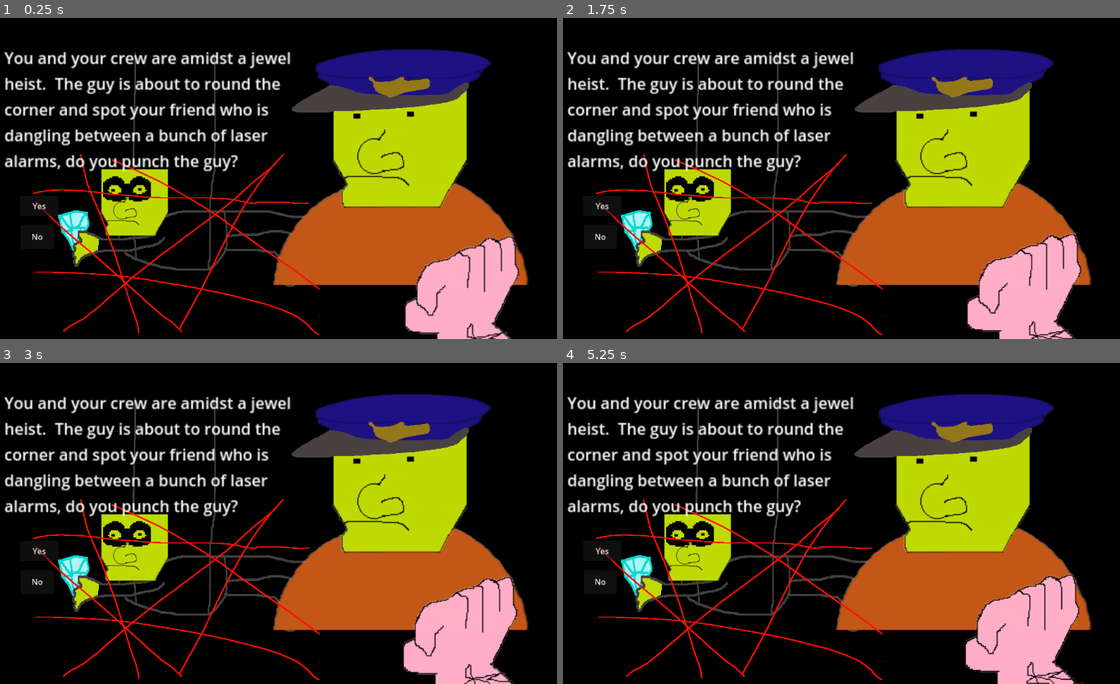
Above: before the commit, frames 1-4 (two rows, left to right).
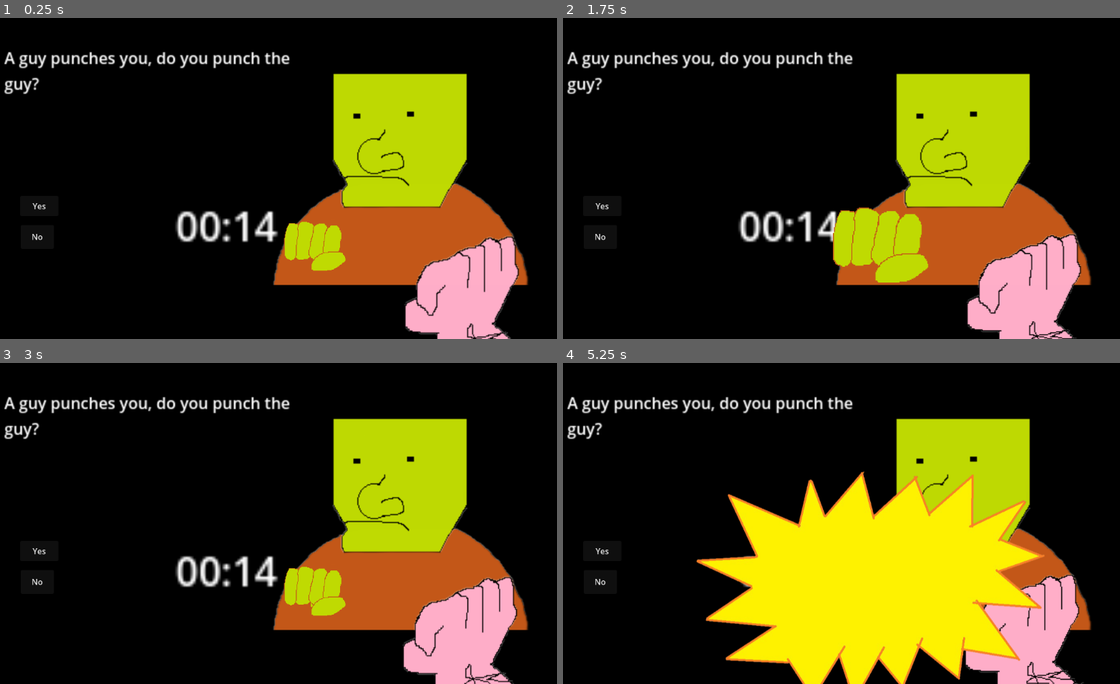
Above: after the commit, the same moments.

Repository: Do-You-Punch-The-Guy-Studios/do-you-punch-the-guy
Game: Godot game, scene res://scenes/the_guy_root_scene.tscn
Two runs of this game, one before a commit and one after it. Both use one fixed random seed, a clock stepped at 60 frames per second and the inputs below.
Inputs (mouse positions are in pixels of both pictures, inside the frame that each line leads up to):
- Up to frame 1 (0.25 s): no input
- Up to frame 2 (1.75 s): click "Yes" at 0.5 s; click "Next" at 1.25 s
- Up to frame 3 (3 s): click "Yes" at 2 s; click "Next" at 2.75 s
- Up to frame 4 (5.25 s): click "Yes" at 3.5 s; click "Next" at 4.25 s; move the mouse to (958, 507) at 5.02 s; click (958, 507) at 5.17 s

The runs differ from the first frame. In frame 1, 18% of the frame differs, in the area x 0-89%, y 9-99%; in frame 2, 19%; in frame 3, 18%; in frame 4, 40%, in the area x 0-89%, y 9-100%.

Commit message:
level visibility tweaks

Diff:
--- a/code/do-you-punch-the-guy-main.gd
+++ b/code/do-you-punch-the-guy-main.gd
@@ -20,7 +20,6 @@
 var questionInfo = {}
 var playerInventory: = [];
 var alreadyDoneThis = false;
-var lightswitchRave = false;
 
 @onready var punchAudio = preload("res://assets/sound/797925__artninja__tmnt_2012_brad_myers_inspired_punches_04072025.wav")
 @onready var theShop = preload("res://scenes/shared-scenes/theShop.tscn")
@@ -97,7 +96,7 @@
 	option3button.hide();
 	rng.randomize()
 
-	for i in range(2, 101):
+	for i in range(2, 32):
 		questionIndexes.append(i);
 
 	questionIndexes.shuffle();
@@ -106,8 +105,10 @@
 func _process(_delta):
 	if(timerText && timerText.visible):
 		timerText.text = "%02d:%02d" % timeLeft()
-	if(lightswitchRave):
+	if(currentQuestionIndex == 23):
 		doLightswitchRave()
+	else:
+		$background.color = Color("#000000")
 
 func timeLeft():
 	var time_left = timer.time_left;
@@ -133,7 +134,7 @@
 	currentQuestionIndex = nextQuestionIndex
 	nextQuestionIndex = questionIndexes.back()
 	questionIndexes.pop_back()
-	currentQuestionIndex =33;
+	currentQuestionIndex =25;
 	currentQuestion = questionInfo[str(currentQuestionIndex)];
 	if(currentQuestionIndex > 1):
 		self.add_child(questionScenes["question" + str(currentQuestionIndex)].instantiate())
@@ -181,6 +182,7 @@
 	noButton.hide()
 	option3button.hide()
 	animatePunch()
+	await get_tree().create_timer(.25).timeout
 	if (currentQuestion.onYes):
 		processGameAction(currentQuestion.onYes)
 	tallyResults('yes')
@@ -258,10 +260,6 @@
 			$Question19/TheGuyStump.show();
 		if(sceneName == "wordBubbleDaddy"):
 			$Question24/DadWordBaloon.show();
-		if(sceneName == "lightSwitchRave"):
-			lightswitchRave = true
-		if(sceneName == "lightSwitchRaveOff"):
-			lightswitchRave = false
 
 func setTimer(numberOfSeconds):
 		timer.wait_time = numberOfSeconds
@@ -308,7 +306,6 @@
 	print("Secret Rudabega Level")
 
 func doLightswitchRave():
-	lightswitchRave = false
 	$background.color = Color("#000000")
 	await get_tree().create_timer(0.1).timeout
 	$background.color = Color("#FED689")
@@ -334,7 +331,6 @@
 	$background.color = Color("#FED689")
 	await get_tree().create_timer(0.1).timeout
 	$background.color = Color("#000000")
-	lightswitchRave = true
 
 func on_scrollbar_input(value):
 	var max_scroll_value = $ScrollContainer.scroll_vertical.max_value
--- a/code/question_25.gd
+++ b/code/question_25.gd
@@ -13,3 +13,6 @@
 	$PowEffect.show();
 	await get_tree().create_timer(.25).timeout
 	$PowEffect.hide();
+	await get_tree().create_timer(.25).timeout
+	var t2 = create_tween().set_parallel(true)
+	t2.tween_property($GuyPunchesBackFist, "scale", Vector2(0,0), .5)
--- a/data/questions.json
+++ b/data/questions.json
@@ -297,9 +297,9 @@
 		"noTags":[],
 		"option3Tags":[],
 		"onOption3":{"shop":[{"item":"BEER", "quantity": 1}, {"item":"PUNCH", "quantity": 1}], "inventory": false, "animate": false, "setTimer":false},
-		"onQuestion": {"shop":false, "inventory": false, "animate": "lightSwitchRave", "setTimer":false},
-		"onYes": {"shop":false, "inventory": false, "animate": "lightSwitchRaveOff", "setTimer":false},
-		"onNo": {"shop":false, "inventory": false, "animate": "lightSwitchRaveOff", "setTimer":false},
+		"onQuestion": {"shop":false, "inventory": false, "animate": false, "setTimer":false},
+		"onYes": {"shop":false, "inventory": false, "animate": false, "setTimer":false},
+		"onNo": {"shop":false, "inventory": false, "animate": false, "setTimer":false},
 		"isActive": true
 	},
 	"24": {
--- a/scenes/question10.tscn
+++ b/scenes/question10.tscn
@@ -7,7 +7,7 @@
 [node name="Question10" type="Node2D"]
 
 [node name="Glasses" type="Sprite2D" parent="."]
-z_index = 2
+z_index = 4
 position = Vector2(810, 201)
 texture = ExtResource("1_q8jsy")
 
@@ -17,7 +17,7 @@
 texture = ExtResource("2_cym22")
 
 [node name="Combover" type="Sprite2D" parent="."]
-z_index = 2
+z_index = 4
 position = Vector2(813.5, 111.5)
 scale = Vector2(1.3385416, 1.0104166)
 texture = ExtResource("3_ryo5n")
--- a/scenes/question13.tscn
+++ b/scenes/question13.tscn
@@ -8,14 +8,14 @@
 
 [node name="Purpledinoface" type="Sprite2D" parent="."]
 z_index = 3
-position = Vector2(818.99994, 218)
+position = Vector2(804, 250)
 scale = Vector2(0.215, 0.18870372)
 texture = ExtResource("2_e6k53")
 
 [node name="PurpleDinoPunched" type="Sprite2D" parent="."]
 visible = false
 z_index = 3
-position = Vector2(817, 229.00005)
+position = Vector2(802, 254)
 scale = Vector2(0.065648146, 0.064722225)
 texture = ExtResource("3_e6k53")
 
--- a/scenes/question18.tscn
+++ b/scenes/question18.tscn
@@ -26,13 +26,13 @@
 texture = ExtResource("3_4p2he")
 
 [node name="VestHalf" type="Sprite2D" parent="."]
-z_index = 1
+z_index = 2
 position = Vector2(490, 255)
 scale = Vector2(0.62833333, 0.5033333)
 texture = ExtResource("4_666si")
 
 [node name="VestHalf2" type="Sprite2D" parent="."]
-z_index = 1
+z_index = 2
 position = Vector2(610.00006, 257)
 scale = Vector2(0.7150001, 0.5166667)
 texture = ExtResource("4_666si")
--- a/scenes/question21.tscn
+++ b/scenes/question21.tscn
@@ -5,7 +5,7 @@
 [node name="Question21" type="Node2D"]
 
 [node name="TheGuyBodyShirtless" type="Sprite2D" parent="."]
-z_index = 1
+z_index = 2
 position = Vector2(837, 457)
 scale = Vector2(0.6641124, 0.68115944)
 texture = ExtResource("1_qhn6r")
--- a/scenes/question24.tscn
+++ b/scenes/question24.tscn
@@ -15,7 +15,7 @@
 flip_h = true
 
 [node name="Moustache" type="Sprite2D" parent="."]
-z_index = 2
+z_index = 3
 position = Vector2(858, 354)
 texture = ExtResource("2_6uy27")
 
@@ -28,5 +28,6 @@
 
 [node name="DadWordBaloon" type="Sprite2D" parent="."]
 visible = false
+z_index = 2
 position = Vector2(226, 314)
 texture = ExtResource("4_6uy27")
--- a/scenes/question6.tscn
+++ b/scenes/question6.tscn
@@ -12,7 +12,7 @@
 texture = ExtResource("1_d5ajq")
 
 [node name="VillainBodysuit" type="Sprite2D" parent="."]
-z_index = 1
+z_index = 2
 position = Vector2(831.75, 131.99995)
 scale = Vector2(0.7470834, 0.7033333)
 texture = ExtResource("2_65ed3")
